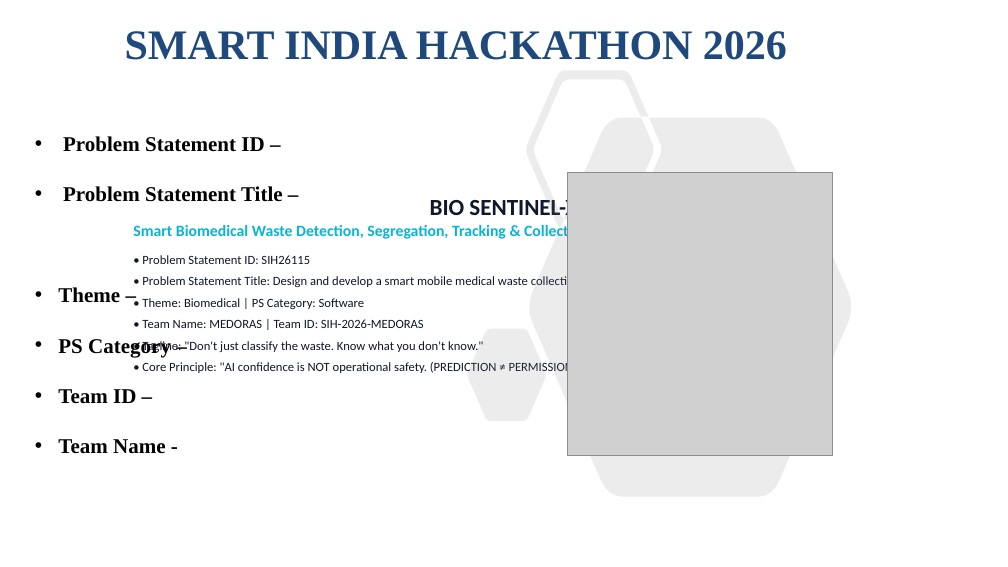
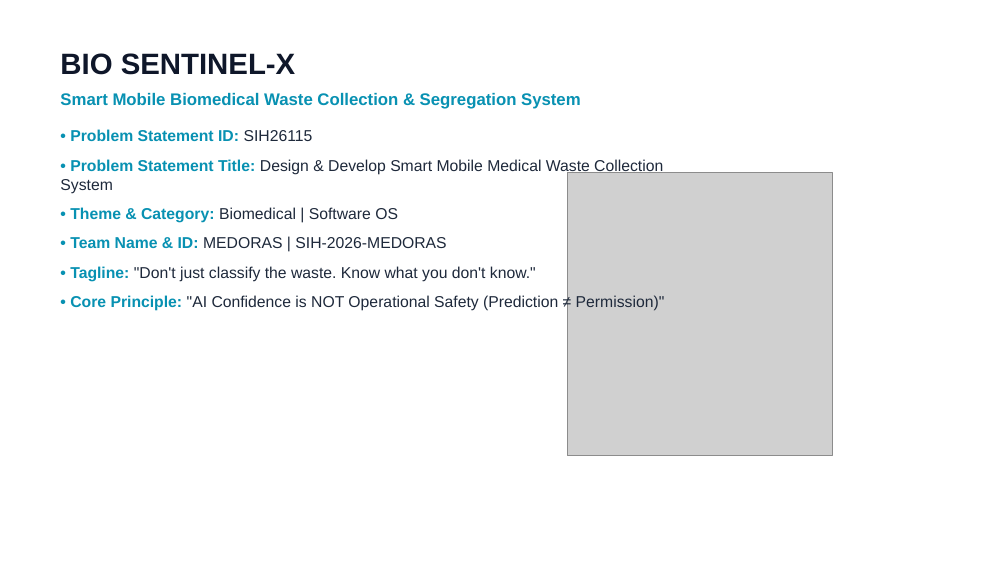
Before and after one commit to vishnu-priya18/BioSentinel, a slide deck: slide 1 of SMART INDIA HACKATHON 2026 Template.pptx. Drawn at 1008x567 pixels with LibreOffice and Linux fonts; fonts in the diff are those of the drawing; grey boxes stand for pictures. Boxes give left, top, right and bottom in pixels: in the first picture for what was removed or moved away, otherwise in the second. Text is boxed around its words. In the diff, an @@ line names an element or a change of style, - is before the commit and + after.

Commit message:
Add SIH_2026_MEDORAS_Presentation_Formatted.pptx with large fonts and clean alignment

```diff
--- a/SMART INDIA HACKATHON 2026 Template.pptx
+++ b/SMART INDIA HACKATHON 2026 Template.pptx
@@ text at (60,53,536,282): size 22 to 28 pt in "BIO SENTINEL-X"; font Calibri to Arial in "BIO SENTINEL-X", "• Problem Statement ID: SIH26115", "• Tagline: "Don't just classify the waste. ..."; size 12 to 15 pt in "• Problem Statement ID: SIH26115", "• Tagline: "Don't just classify the waste. ..."; text colour #0F172A to #0891B2, bold on in "• Problem Statement ID:", "• Tagline:"; text colour #0F172A to #1E293B in "SIH26115", ""Don't just classify the waste. Know what ..."; alignment centre to left; more space between paragraphs @@
@@ text "BIO SENTINEL-X": place and size @@
-text "BIO SENTINEL-X" at (133,196,589,375)
+text "BIO SENTINEL-X" at (60,53,665,311)
@@ text "BIO SENTINEL-X" at (60,53,665,311): vertical alignment middle to top @@
@@ title removed at (125,31,787,60) @@
-SMART INDIA HACKATHON 2026
@@ freeform shape removed at (468,70,851,497) @@
@@ text at (60,93,581,109): text changed; size 15 to 16 pt; font Calibri to Arial; text colour #06B6D4 to #0891B2 @@
-Smart Biomedical Waste Detection, Segregation, Tracking & Collection OS
+Smart Mobile Biomedical Waste Collection & Segregation System
@@ text removed at (58,136,316,454) @@
-• Problem Statement ID –
-• Problem Statement Title –
-• Theme –
-• PS Category –
-• Team ID –
-• Team Name -
@@ text at (60,159,663,248): text changed; size 12 to 15 pt; font Calibri to Arial; text colour #0F172A to #1E293B @@
-• Problem Statement Title: Design and develop a smart mobile medical waste collection and segregation system
-• Theme: Biomedical | PS Category: Software
-• Team Name: MEDORAS | Team ID: SIH-2026-MEDORAS
+• Problem Statement Title: Design & Develop Smart Mobile Medical Waste Collection System
+• Theme & Category: Biomedical | Software OS
+• Team Name & ID: MEDORAS | SIH-2026-MEDORAS
@@ text at (70,295,665,311): text changed; size 12 to 15 pt; font Calibri to Arial; text colour #0F172A to #1E293B @@
-• Core Principle: "AI confidence is NOT operational safety. (PREDICTION ≠ PERMISSION)"
+• Core Principle: "AI Confidence is NOT Operational Safety (Prediction ≠ Permission)"
```
Also in this commit, not shown: 6 other slides changed, 3 other files.
